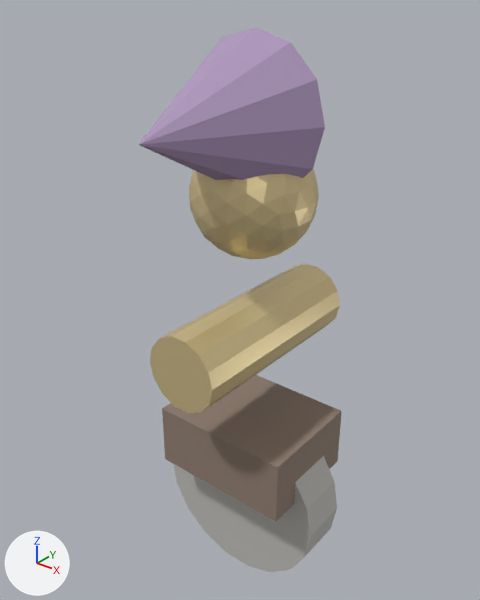
The glTF model public/builder-assets/openlife/movie_prop_statue.glb: old version first, new version second.
Before and after are seen from a 50 mm lens placed at (1.7, -2.21, 2.56), pointed at (-0.06, -0.02, 1.2). The axes (+X, +Y, +Z) are drawn at lower left. The lights are the same throughout. The older version comes first. Where no turn or scale is listed for an object, it has been applied to the vertices.

The older version as bpy lines, for what is in view:
```python
me_geometry_0 = bpy.data.meshes.new('geometry_0')
me_geometry_0.from_pydata(...)  # an 18-sided cylinder along y spanning x -0.46..0.46, y -0.125..0.125, z -0.323..0.583
me_geometry_0.materials.append(mat_stone)  # grey #bdbbb7
me_geometry_2 = bpy.data.meshes.new('geometry_2')
me_geometry_2.from_pydata(...)  # a 14-sided cylinder along y spanning x -0.18..0.18, y -0.5..0.5, z 0.875..1.225
me_geometry_2.materials.append(mat_gold)  # beige #e6d19b
me_geometry_3 = bpy.data.meshes.new('geometry_3')
me_geometry_3.from_pydata(...)  # an icosphere of 320 faces spanning x -0.28..0.28, y -0.28..0.28, z 1.44..2.0
me_geometry_3.materials.append(mat_gold)  # beige #e6d19b
me_geometry_4 = bpy.data.meshes.new('geometry_4')
me_geometry_4.from_pydata(...)  # a 12-sided cone pointing to -y spanning x -0.34..0.34, y -0.65..0.0, z 1.71..2.39
me_geometry_4.materials.append(mat_purple)  # greyish purple #af97bd
ob_part_00 = bpy.data.objects.new('part_00', me_geometry_0)
ob_part_00.parent = ob_world
ob_part_00.location = (0.0, 0.0, 0.0)
ob_part_02 = bpy.data.objects.new('part_02', me_geometry_2)
ob_part_02.parent = ob_world
ob_part_02.location = (0.0, 0.0, 0.0)
ob_part_03 = bpy.data.objects.new('part_03', me_geometry_3)
ob_part_03.location = (0.0, 0.0, 0.0)
ob_part_04 = bpy.data.objects.new('part_04', me_geometry_4)
ob_part_04.parent = ob_world
ob_part_04.location = (0.0, 0.0, 0.0)
# also in view: 'part_01' at (0.0, 0.0, 0.44)
```
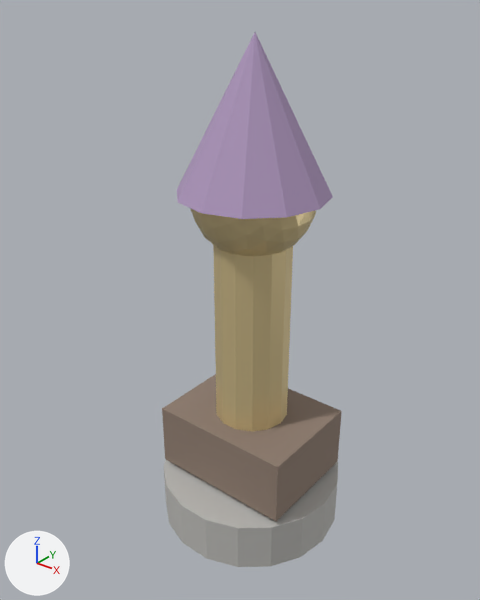
The change in detail:
Object 'part_00' (ob_part_00) moves from (0.0, 0.0, 0.0) to (0.0, 0.13, 0.13).
Object 'part_00' (ob_part_00) turns from (0, 0, 0) to (90, 0, 0) degrees about x, y and z.
Object 'part_02' (ob_part_02) moves from (0.0, 0.0, 0.0) to (0.0, 1.05, 1.05).
Object 'part_02' (ob_part_02) turns from (0, 0, 0) to (90, 0, 0) degrees about x, y and z.
Object 'part_04' (ob_part_04) moves from (0.0, 0.0, 0.0) to (0.0, -2.05, 1.725).
Object 'part_04' (ob_part_04) turns from (0, 0, 0) to (-90, 0, 0) degrees about x, y and z.

Where the change shows, as pixel boxes (x1, y1, x2, y2) in the pictures (480 x 600 px):
'part_04', moved, turned: before (138, 27, 325, 180); after (177, 32, 333, 219)
'part_02', moved, turned: before (150, 263, 340, 413); after (213, 245, 293, 432)
'part_00', moved, turned: before (173, 456, 337, 572); after (164, 460, 338, 567)
